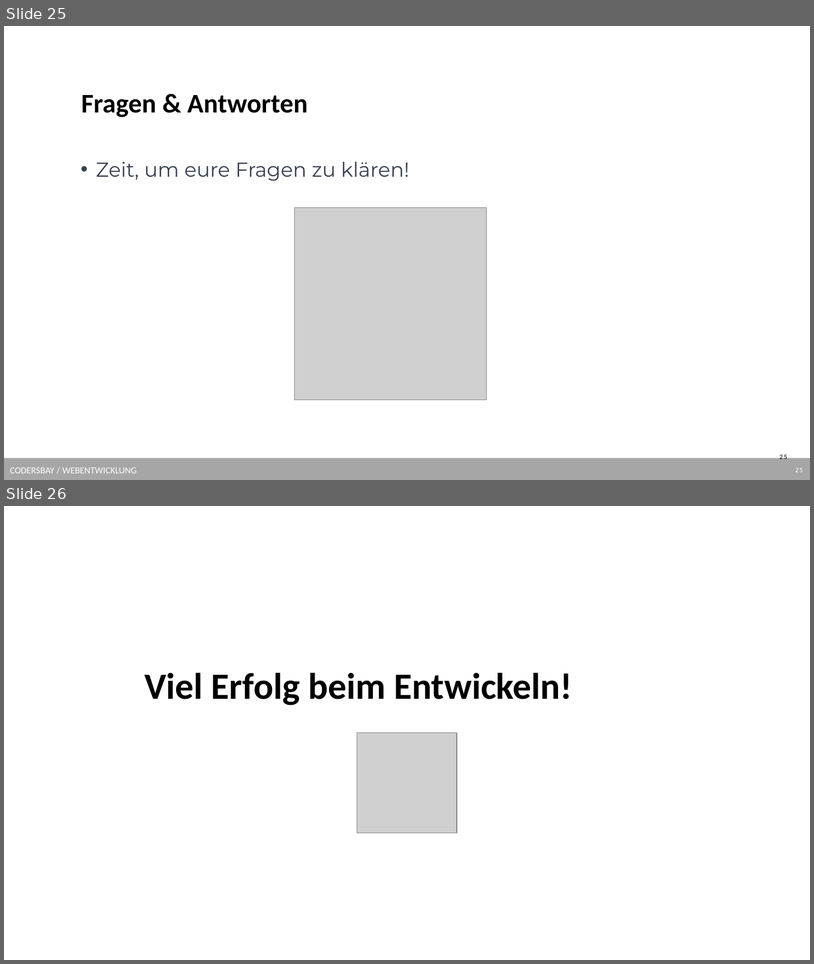
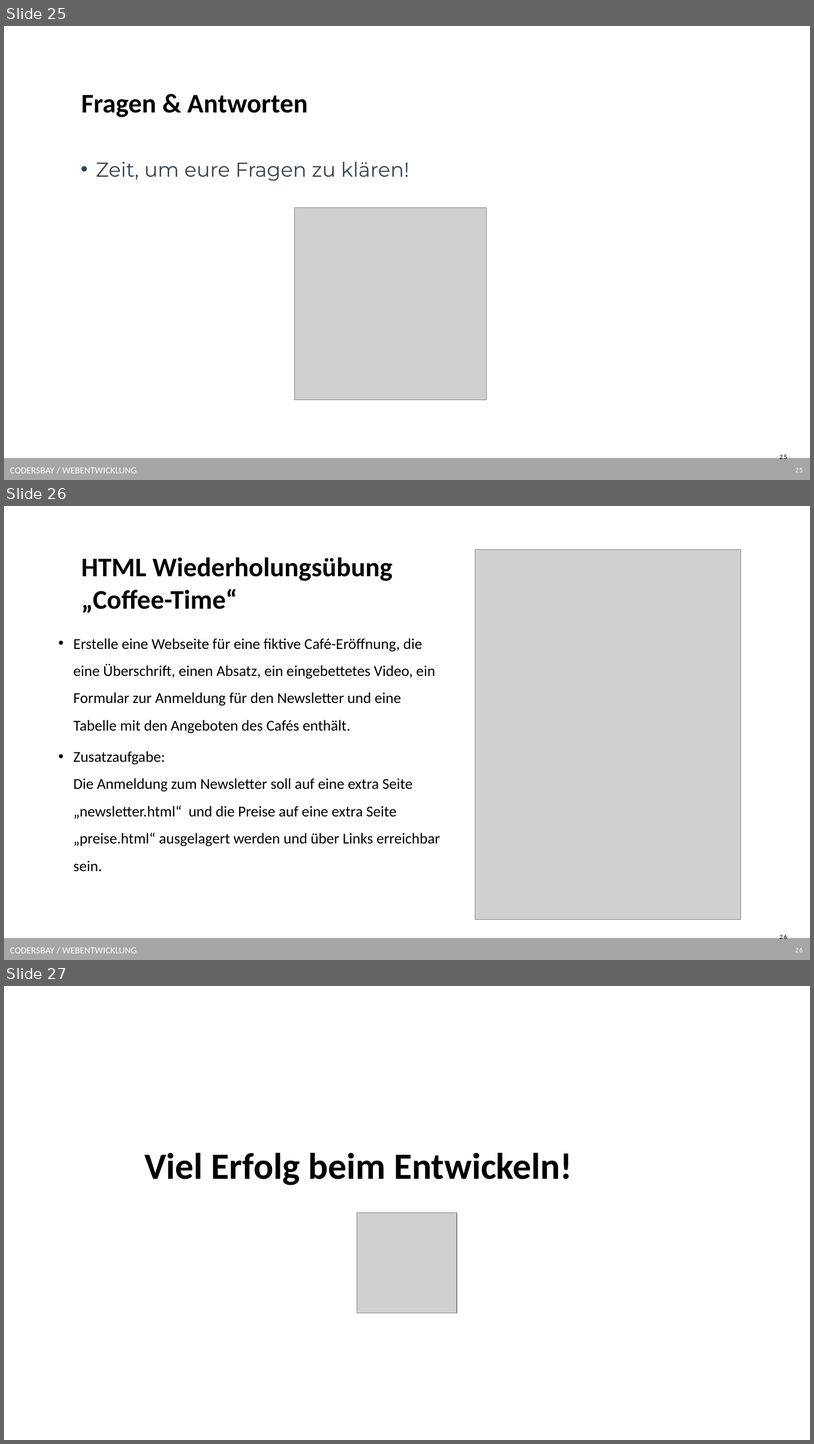
Before and after one commit to Holdo89/Webentwicklung_24_25, a slide deck: 2. HTML/Slides/HTML Grundlagen.pptx. Shown one above the other, each under a label of ours: slides 25 and 26 before the commit, slides 25, 26 and 27 after it. The pictures are 814x964 and 814x1444 pixels, drawn with LibreOffice and Linux fonts; fonts in the diff are those of the drawing; grey boxes stand for pictures; background and template pictures are left out. Boxes give left, top, right and bottom in pixels: in the first picture for what was removed or moved away, otherwise in the second. Text is boxed around its words. In the diff, an @@ line names an element or a change of style, - is before the commit and + after.

Commit message:
HTML Wiederholungsaufgabe

```diff
--- a/2. HTML/Slides/HTML Grundlagen.pptx
+++ b/2. HTML/Slides/HTML Grundlagen.pptx
@@ slide 26 added at [4, 506, 810, 960], background #FFFFFF; not listed: 2 template elements that a slide beside it also shows @@
@@ title added at [81, 557, 393, 613], 32 pt, text #000000, bold @@
+HTML Wiederholungsübung „Coffee-Time“
@@ picture added at [475, 550, 741, 920] @@
@@ text added at [74, 638, 440, 871], 18 pt, text #000000 @@
+  • Erstelle eine Webseite für eine fiktive Café-Eröffnung, die eine Überschrift, einen Absatz, ein eingebettetes Video, ein Formular zur Anmeldung für den Newsletter und eine Tabelle mit den Angeboten des Cafés enthält.
+  • Zusatzaufgabe:
+    Die Anmeldung zum Newsletter soll auf eine extra Seite „newsletter.html“ und die Preise auf eine extra Seite „preise.html“ ausgelagert werden und über Links erreichbar sein.
@@ page number added at [795, 948, 803, 952], 8 pt, text #000000 @@
+26
@@ what was slide 26 is now slide 27 @@
```
Also in this commit, not shown: 3 other files.
